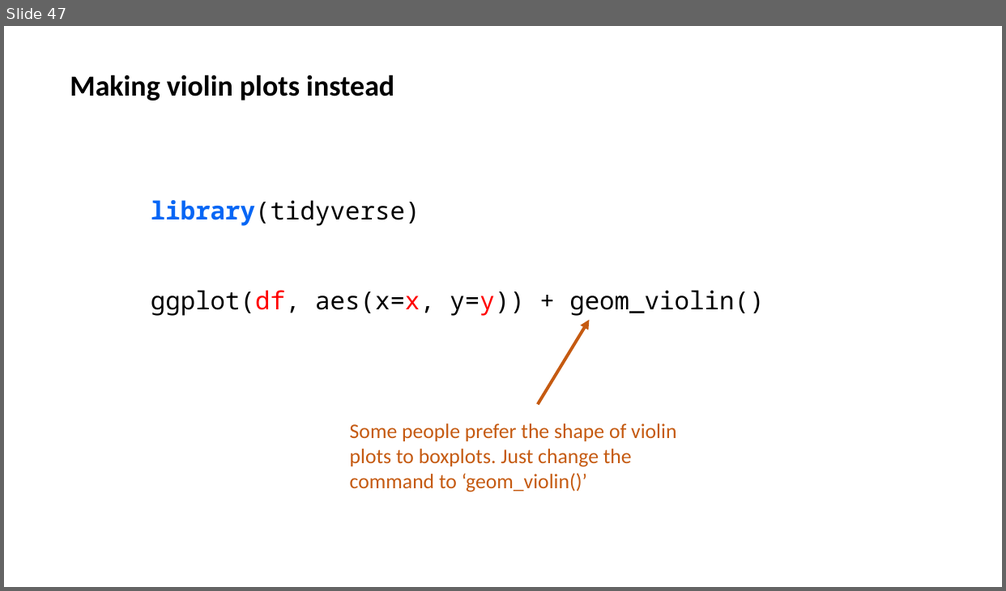
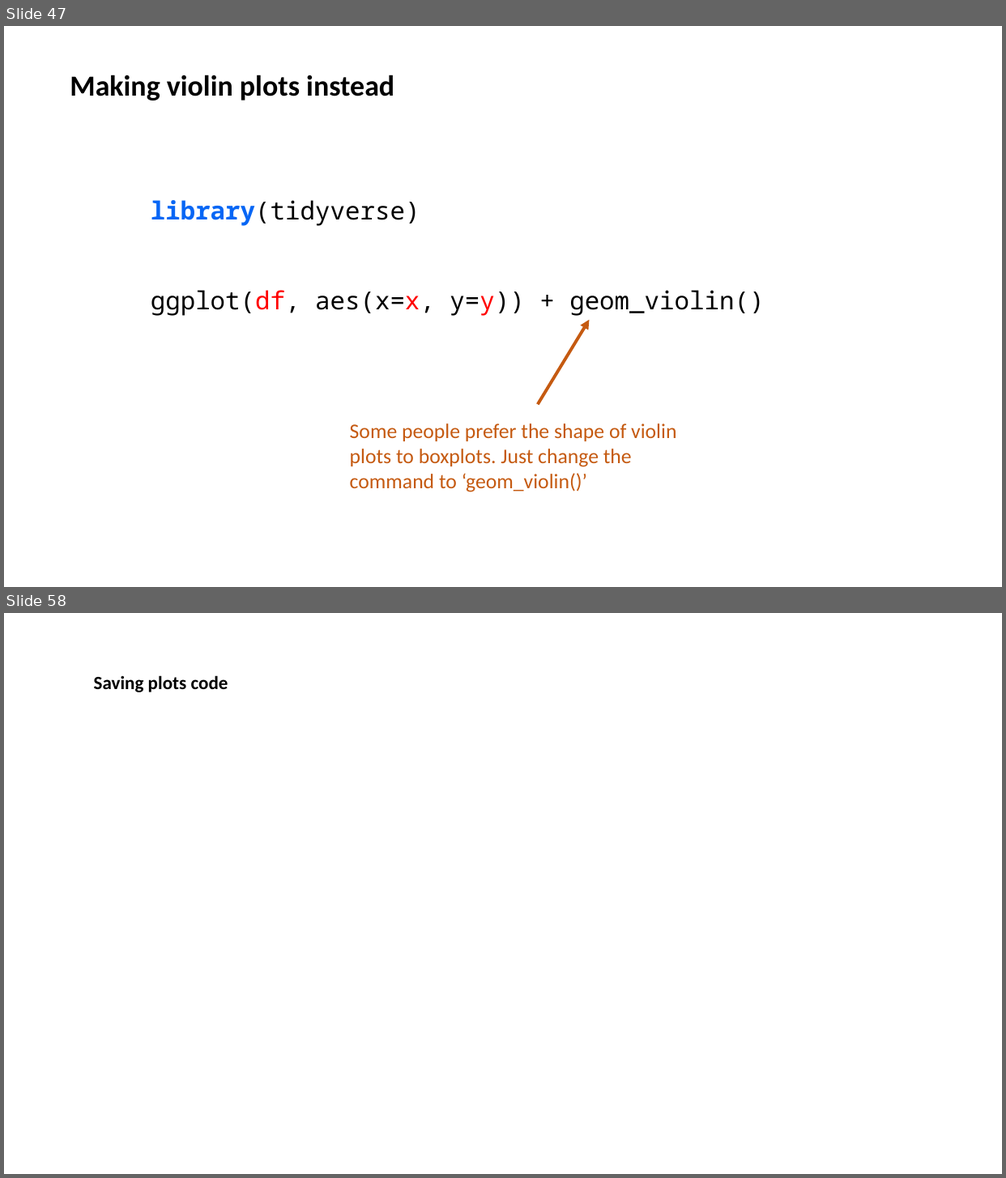
Before and after one commit to jalapic/PSY317L, a slide deck: slides/intro_ggplot2.pptx. Shown one above the other, each under a label of ours: slide 47 before the commit, slides 47 and 58 after it; the slides between them are not shown. The pictures are 1006x591 and 1006x1178 pixels, drawn with LibreOffice and Linux fonts; fonts in the diff are those of the drawing. Boxes give left, top, right and bottom in pixels: in the first picture for what was removed or moved away, otherwise in the second. Text is boxed around its words. In the diff, an @@ line names an element or a change of style, - is before the commit and + after.

```diff
--- a/slides/intro_ggplot2.pptx
+++ b/slides/intro_ggplot2.pptx
@@ slide 58 added at (4, 613, 1002, 1174), background #FFFFFF @@
@@ text added at (94, 675, 228, 692), 18 pt, text #000000, bold @@
+Saving plots code
```
Also in this commit, not shown: 10 other slides added, 2 slides removed, 2 other files.
